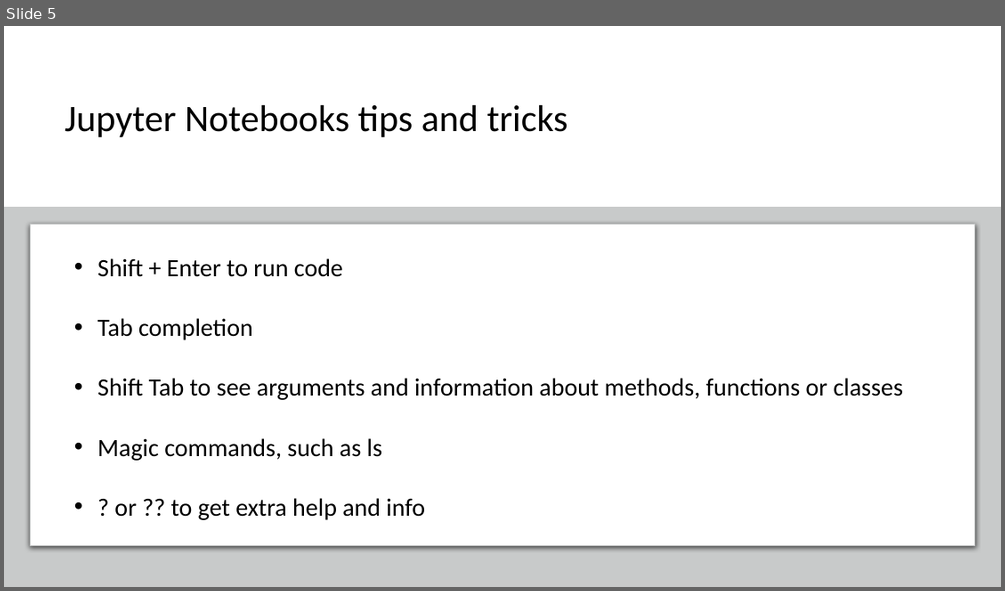
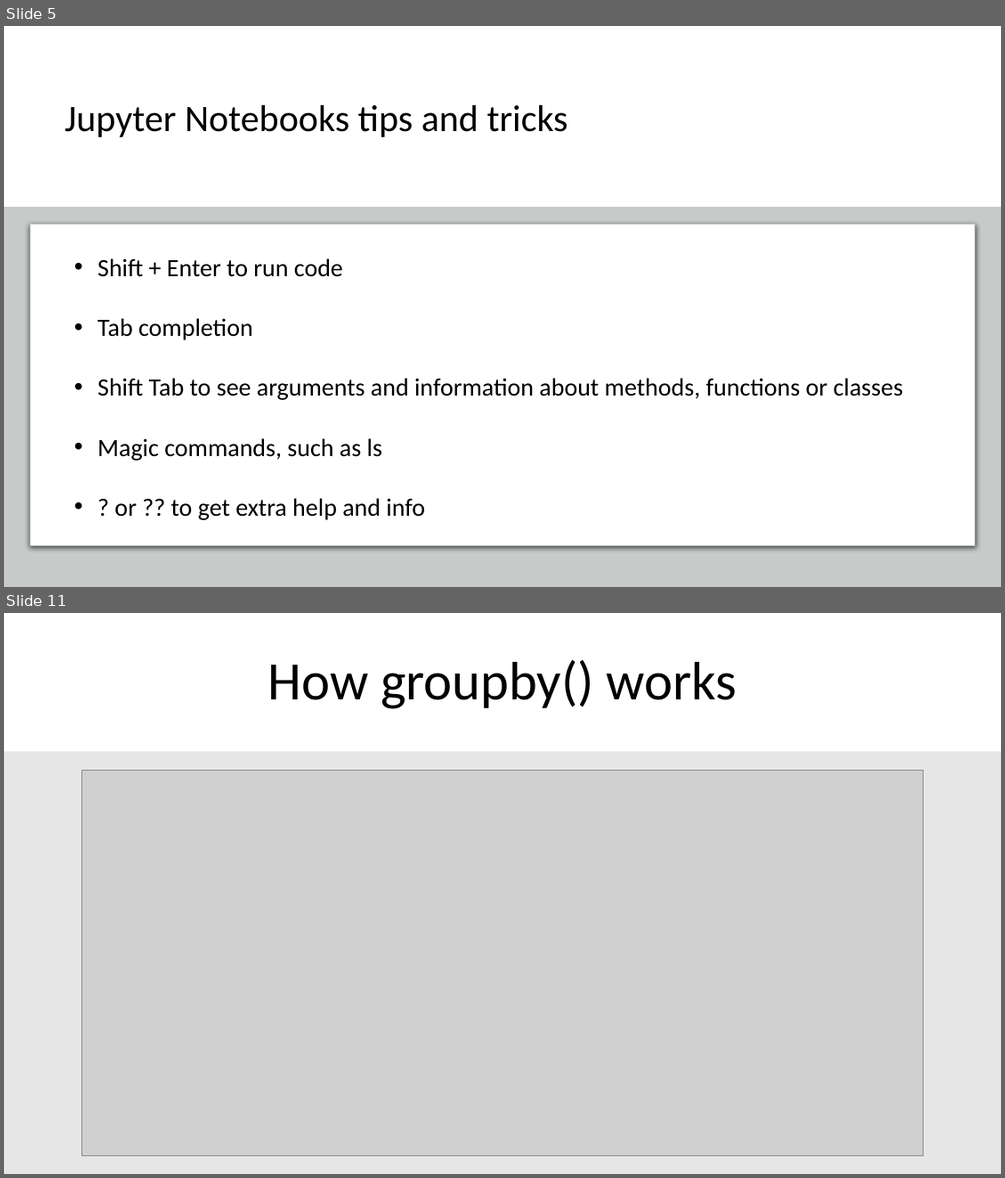
Before and after one commit to SandervandenOord/pandas_training, a slide deck: Pandas_Training_Slides.pptx. Shown one above the other, each under a label of ours: slide 5 before the commit, slides 5 and 11 after it; the slides between them are not shown. The pictures are 1005x591 and 1005x1178 pixels, drawn with LibreOffice and Linux fonts; fonts in the diff are those of the drawing; grey boxes stand for pictures. Boxes give left, top, right and bottom in pixels: in the first picture for what was removed or moved away, otherwise in the second. Text is boxed around its words. In the diff, an @@ line names an element or a change of style, - is before the commit and + after.

Commit message:
slides on plotting and groupby

```diff
--- a/Pandas_Training_Slides.pptx
+++ b/Pandas_Training_Slides.pptx
@@ slide 11 added at bbox=[4, 613, 1001, 1174], background #E7E6E6 @@
@@ title added at bbox=[4, 613, 1001, 751], fill #FFFFFF, 52 pt, text #000000 @@
+How groupby() works
@@ picture added at bbox=[81, 770, 923, 1156] @@
```
Also in this commit, not shown: 5 slides changed, 2 other slides added, 1 slide removed.
